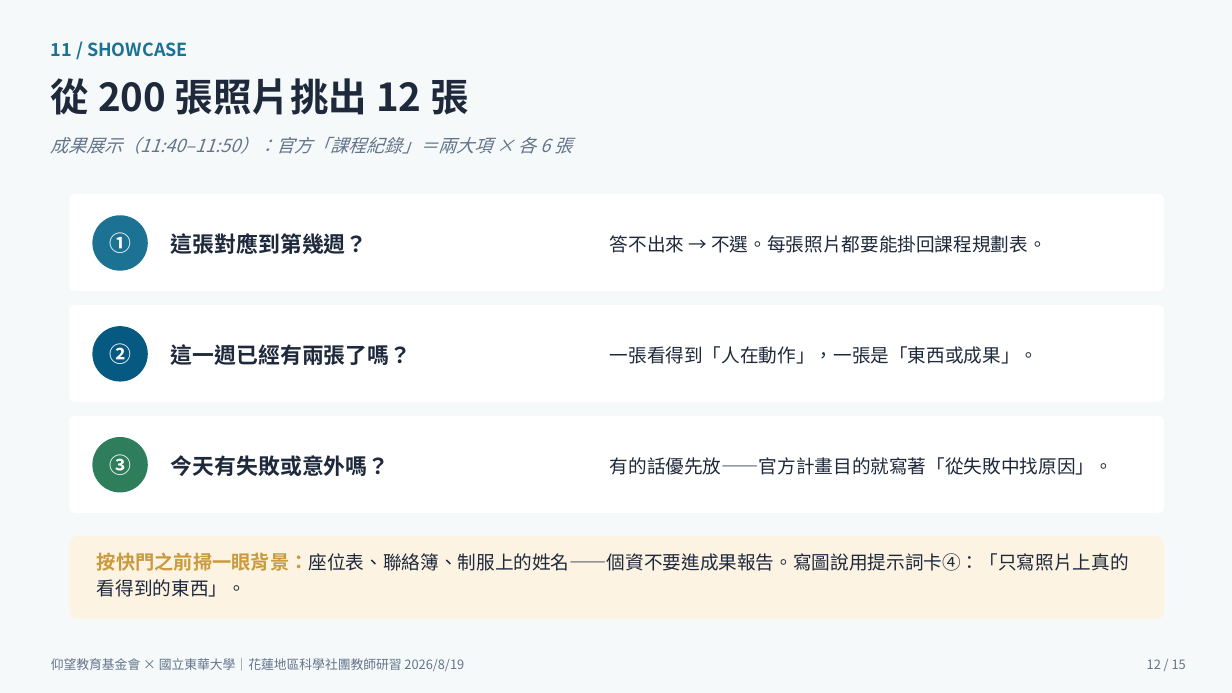
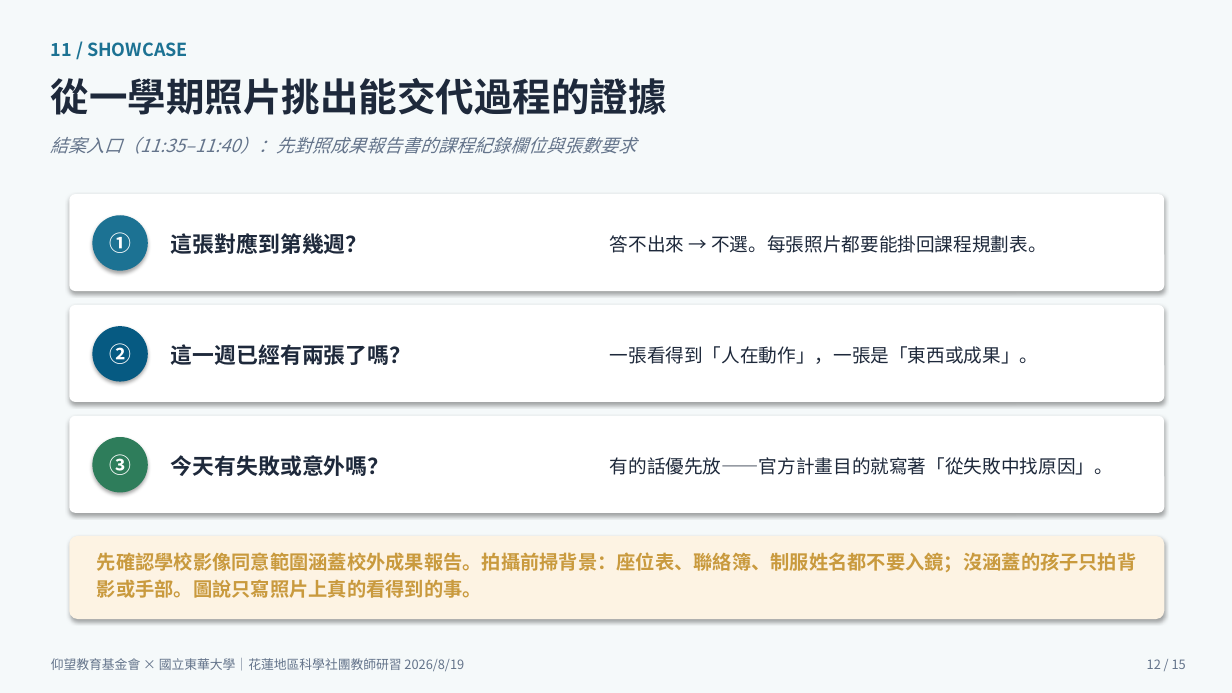
Before and after one commit to cwstedctw/sci-club-toolkit, a slide deck: slide 12 of part2-豐兆/20260819研習主講簡報_回饋單出席核銷_游豐兆.pptx. Drawn at 1232x693 pixels with LibreOffice and Linux fonts; fonts in the diff are those of the drawing. Boxes give left, top, right and bottom in pixels: in the first picture for what was removed or moved away, otherwise in the second. Text is boxed around its words. In the diff, an @@ line names an element or a change of style, - is before the commit and + after.

```diff
--- a/part2-豐兆/20260819研習主講簡報_回饋單出席核銷_游豐兆.pptx
+++ b/part2-豐兆/20260819研習主講簡報_回饋單出席核銷_游豐兆.pptx
@@ text at (51, 78, 667, 115): text changed @@
-從 200 張照片挑出 12 張
+從一學期照片挑出能交代過程的證據
@@ text at (51, 137, 637, 154): text changed @@
-成果展示（11:40–11:50）：官方「課程紀錄」＝兩大項 × 各 6 張
+結案入口（11:35–11:40）：先對照成果報告書的課程紀錄欄位與張數要求
@@ shadow on in 8 elements at (92, 215, 148, 271), (92, 326, 148, 382), (92, 437, 148, 493), (0, 0, 1232, 693), (69, 194, 1165, 291), (69, 305, 1165, 402), (69, 416, 1165, 513), (69, 536, 1165, 619) @@
@@ text at (97, 552, 1136, 598): text changed; size 14.5 to 15 pt; text colour #1E293B to #C99A3E; bold on @@
-按快門之前掃一眼背景：座位表、聯絡簿、制服上的姓名——個資不要進成果報告。寫圖說用提示詞卡④：「只寫照片上真的看得到的東西」。
+先確認學校影像同意範圍涵蓋校外成果報告。拍攝前掃背景：座位表、聯絡簿、制服姓名都不要入鏡；沒涵蓋的孩子只拍背影或手部。圖說只寫照片上真的看得到的事。
```
Also in this commit, not shown: 14 other slides changed, 33 other files.
